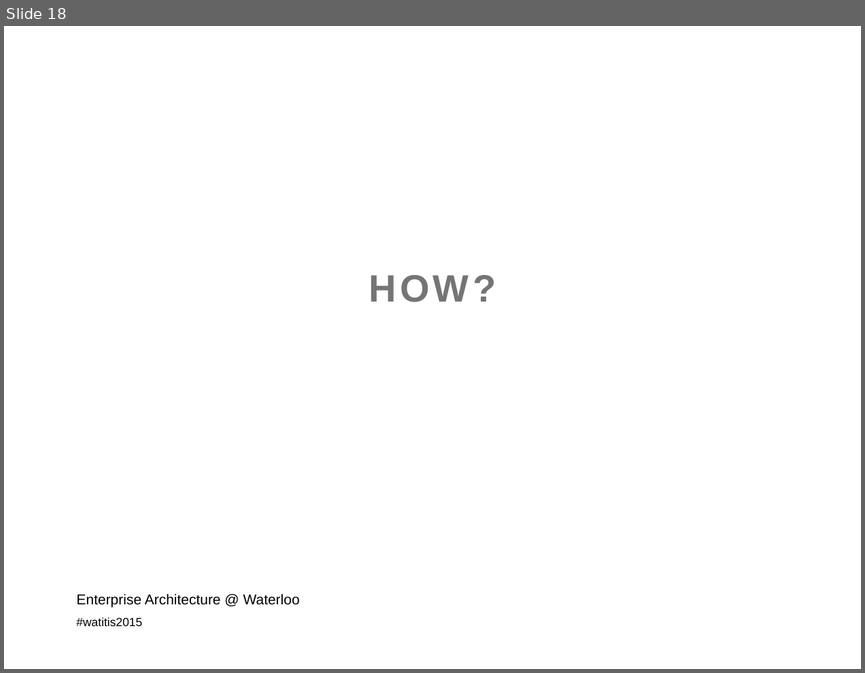
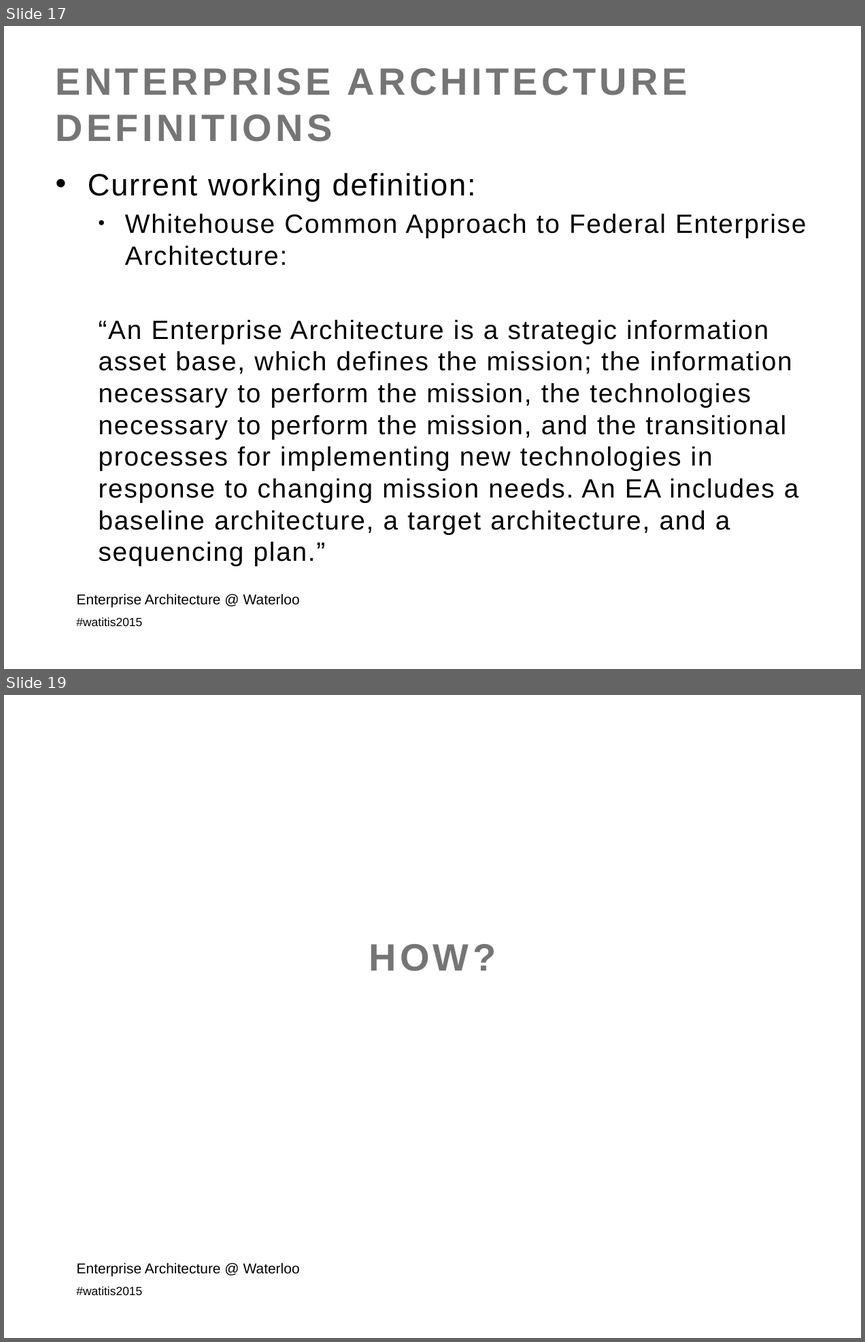
Before and after one commit to colinbellCA/presentation-istea-watitis2015, a slide deck: ISTEA-WatITis2015.pptx. Shown one above the other, each under a label of ours: slide 18 before the commit, slides 17 and 19 after it; the slides between them are not shown. The pictures are 865x673 and 865x1342 pixels, drawn with LibreOffice and Linux fonts; fonts in the diff are those of the drawing; background and template pictures are left out. Boxes give left, top, right and bottom in pixels: in the first picture for what was removed or moved away, otherwise in the second. Text is boxed around its words. In the diff, an @@ line names an element or a change of style, - is before the commit and + after.

```diff
--- a/ISTEA-WatITis2015.pptx
+++ b/ISTEA-WatITis2015.pptx
@@ slide 17 added at [4,26,861,669], background picture (left out); not listed: 1 template element that a slide beside it also shows @@
@@ title added at [56,68,687,142], 32 pt, text #757575, bold @@
+ENTERPRISE ARCHITECTURE DEFINITIONS
@@ text added at [88,173,806,566], 22.2 pt, text #000000 @@
+• Current working definition:
+  • Whitehouse Common Approach to Federal Enterprise Architecture:
+  “An Enterprise Architecture is a strategic information asset base, which defines the mission; the information necessary to perform the mission, the technologies necessary to perform the mission, and the transitional processes for implementing new technologies in response to changing mission needs. An EA includes a baseline architecture, a target architecture, and a sequencing plan.”
@@ text added at [77,593,300,607], 12 pt, text #000000 @@
+Enterprise Architecture @ Waterloo
@@ what was slide 18 is now slide 19 @@
```
Also in this commit, not shown: 9 slides changed, 3 other slides added, 3 slides removed, 3 other files.
